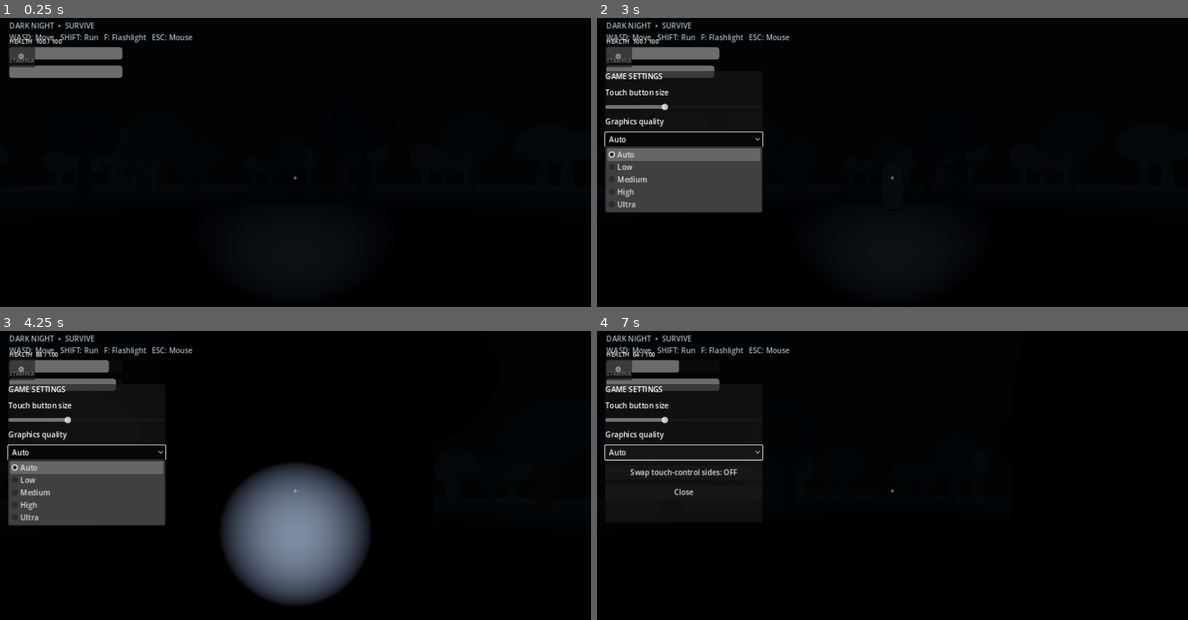
Above: before the commit, frames 1-4 (two rows, left to right).
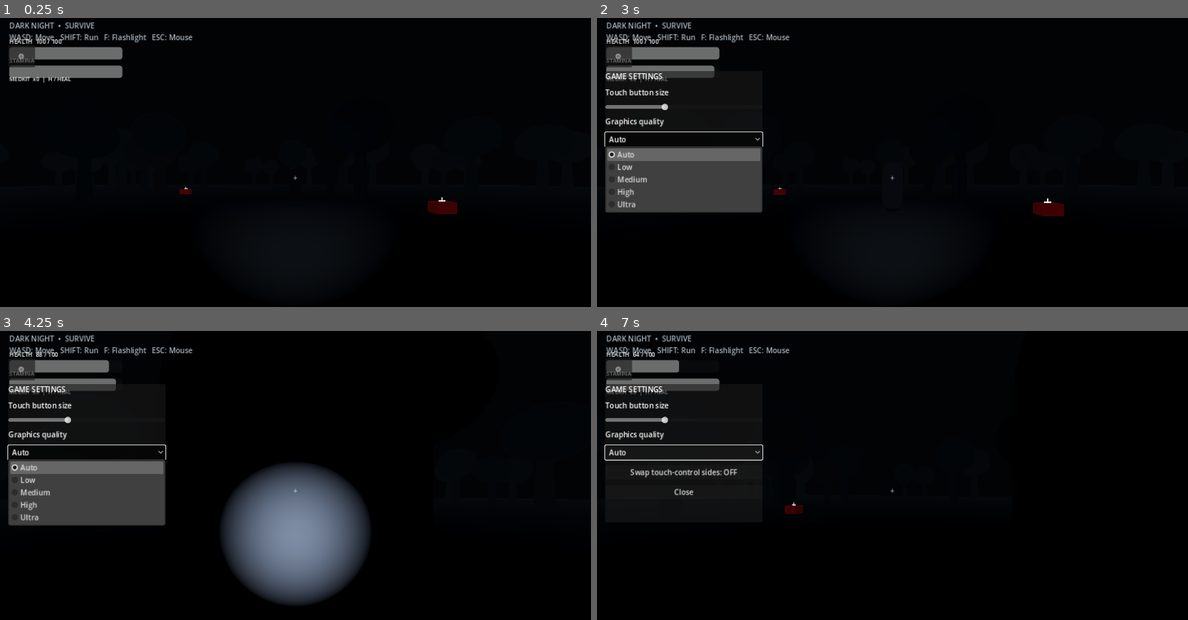
Above: after the commit, the same moments.

Repository: trrahamanofficial/DARK-NIGHT-SURVIVAL
Game: Godot game, scene res://scenes/main.tscn
The game is run twice, just before and just after one commit, with the same random seed, the same clock (stepped at 60 frames per second) and the same inputs.
Inputs (mouse positions are in pixels of both pictures, inside the frame that each line leads up to):
- Up to frame 1 (0.25 s): no input
- Up to frame 2 (3 s): click "⚙" at 0.5 s; click "Auto" at 1.25 s; click "Swap touch-control sides: OFF" at 2 s; tap Enter at 2.75 s; move the mouse to (922, 176) at 2.77 s; hold W (move_forward) from 2.78 s (still down); hold Shift (run) from 2.78 s (still down)
- Up to frame 3 (4.25 s): keep holding W (move_forward); move the mouse to (265, 492) at 3.52 s; release Shift (run) at 3.53 s; tap F at 3.6 s
- Up to frame 4 (7 s): keep holding W (move_forward); move the mouse to (904, 484) at 4.27 s; tap H at 4.35, 6.6 s; tap Space at 5 s; move the mouse to (886, 495) at 5.02 s; tap Shift (run) at 5.1 s; move the mouse to (933, 495) at 5.77 s; tap F at 5.85 s; move the mouse to (845, 487) at 6.52 s

The runs differ from the first frame. In frame 1, 0.4% of the frame differs, in the area x 1-78%, y 20-68%; in frame 2, 0.4%; in frame 3, less than 0.1%; in frame 4, 0.2%.

Commit message:
Complete Stage 2: add collectible medkits and mobile healing control

Diff:
--- a/scripts/world.gd
+++ b/scripts/world.gd
@@ -6,6 +6,7 @@
 var health_bar: ProgressBar
 var stamina_bar: ProgressBar
 var status_label: Label
+var medkit_count_label: Label
 var overlay_layer: CanvasLayer
 var is_game_over := false
 
@@ -15,6 +16,8 @@
     _make_forest()
     _spawn_player()
     _spawn_monster()
+    _spawn_medkit(Vector3(5.0, 0.0, -7.0))
+    _spawn_medkit(Vector3(-8.0, 0.0, -15.0))
     _make_hud()
 
 func _unhandled_input(event: InputEvent) -> void:
@@ -51,6 +54,45 @@
     if stamina_bar != null:
         stamina_bar.max_value = maximum
         stamina_bar.value = current
+
+func _on_inventory_changed(medkit_count: int) -> void:
+    if medkit_count_label != null:
+        medkit_count_label.text = "MEDKIT  x%d  |  H / HEAL" % medkit_count
+
+func _on_medkit_body_entered(body: Node3D, pickup: Area3D) -> void:
+    if body.name != "Player" or not body.has_method("add_medkit"):
+        return
+    body.add_medkit(1)
+    pickup.queue_free()
+
+func _spawn_medkit(position_3d: Vector3) -> void:
+    var pickup := Area3D.new()
+    pickup.name = "MedkitPickup"
+    pickup.position = position_3d + Vector3(0.0, 0.55, 0.0)
+    var mesh := MeshInstance3D.new()
+    var box := BoxMesh.new()
+    box.size = Vector3(0.65, 0.38, 0.48)
+    mesh.mesh = box
+    var material := StandardMaterial3D.new()
+    material.albedo_color = Color(0.68, 0.08, 0.10)
+    material.emission_enabled = true
+    material.emission = Color(0.18, 0.015, 0.02)
+    mesh.material_override = material
+    pickup.add_child(mesh)
+    var mark := Label3D.new()
+    mark.text = "+"
+    mark.font_size = 64
+    mark.pixel_size = 0.008
+    mark.position = Vector3(0.0, 0.24, 0.0)
+    mark.modulate = Color.WHITE
+    pickup.add_child(mark)
+    var collision := CollisionShape3D.new()
+    var sphere := SphereShape3D.new()
+    sphere.radius = 1.15
+    collision.shape = sphere
+    pickup.add_child(collision)
+    pickup.body_entered.connect(_on_medkit_body_entered.bind(pickup))
+    add_child(pickup)
 
 func _on_player_died() -> void:
     is_game_over = true
@@ -285,6 +327,11 @@
     stamina_bar.value = 100
     stamina_bar.show_percentage = false
     layer.add_child(stamina_bar)
+    medkit_count_label = Label.new()
+    medkit_count_label.text = "MEDKIT  x0  |  H / HEAL"
+    medkit_count_label.position = Vector2(20, 136)
+    medkit_count_label.add_theme_font_size_override("font_size", 12)
+    layer.add_child(medkit_count_label)
     var crosshair := Label.new()
     crosshair.text = "+"
     crosshair.set_anchors_and_offsets_preset(Control.PRESET_CENTER)
@@ -296,6 +343,7 @@
     if player != null:
         player.health_changed.connect(_on_health_changed)
         player.stamina_changed.connect(_on_stamina_changed)
+        player.inventory_changed.connect(_on_inventory_changed)
         player.player_died.connect(_on_player_died)
     var settings_layer := CanvasLayer.new()
     settings_layer.set_script(preload("res://scripts/settings_ui.gd"))
@@ -324,6 +372,14 @@
     light_button.add_theme_font_size_override("font_size", 14)
     light_button.pressed.connect(_toggle_player_flashlight)
     layer.add_child(light_button)
+    var heal_button := Button.new()
+    heal_button.text = "HEAL"
+    heal_button.position = Vector2(screen.x - 88, bottom_y - 72)
+    heal_button.size = Vector2(76, 58)
+    heal_button.focus_mode = Control.FOCUS_NONE
+    heal_button.add_theme_font_size_override("font_size", 14)
+    heal_button.pressed.connect(_use_player_medkit)
+    layer.add_child(heal_button)
 
 func _add_hold_button(layer: CanvasLayer, caption: String, action: StringName, pos: Vector2, button_size: Vector2) -> void:
     var button := Button.new()
@@ -375,6 +431,11 @@
         if lamp:
             lamp.shadow_enabled = level in ["High", "Ultra"]
 
+func _use_player_medkit() -> void:
+    var player := get_node_or_null("Player")
+    if player != null and player.has_method("use_medkit"):
+        player.use_medkit()
+
 func _toggle_player_flashlight() -> void:
     var player := get_node_or_null("Player")
     if player != null and player.has_method("_toggle_flashlight"):
